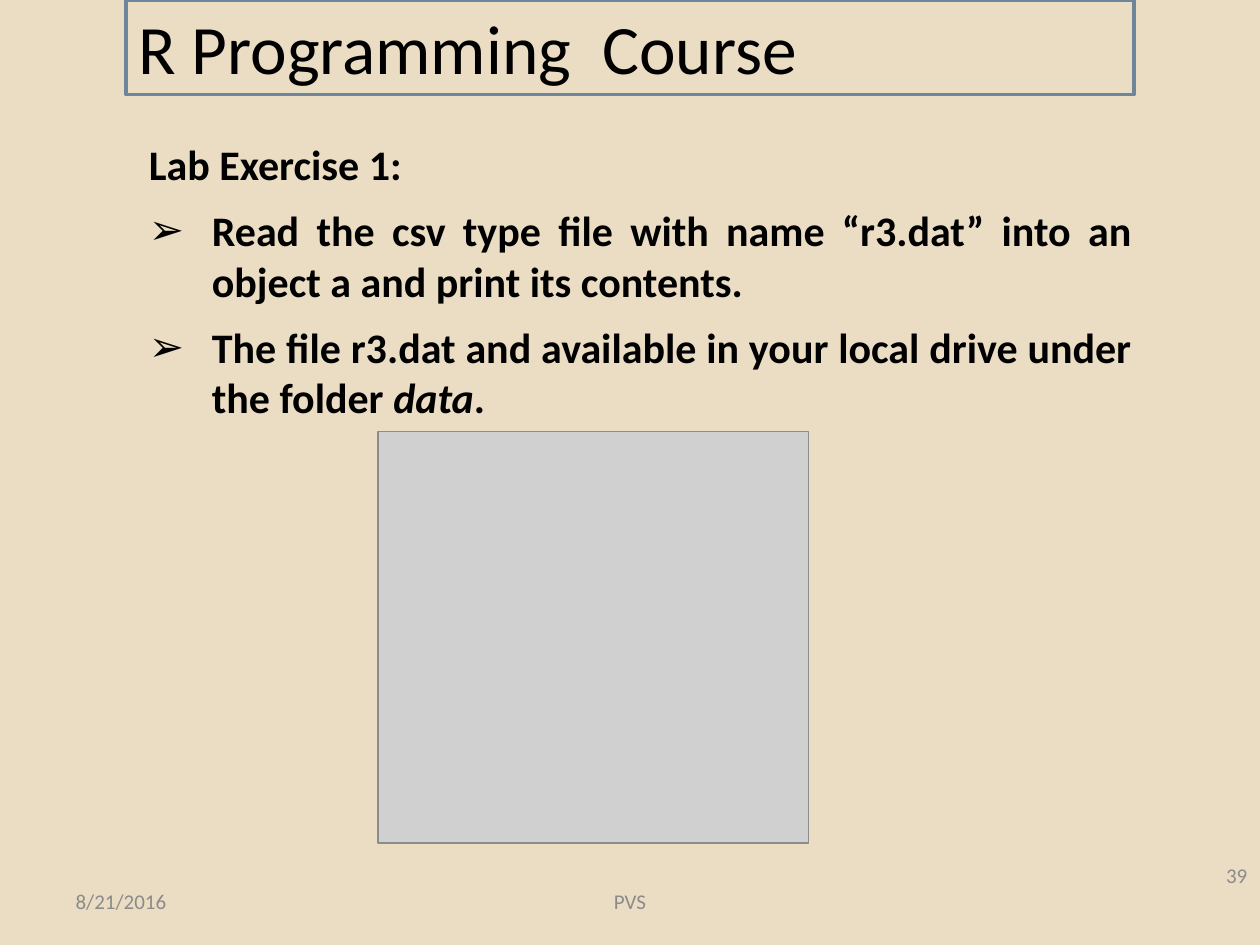
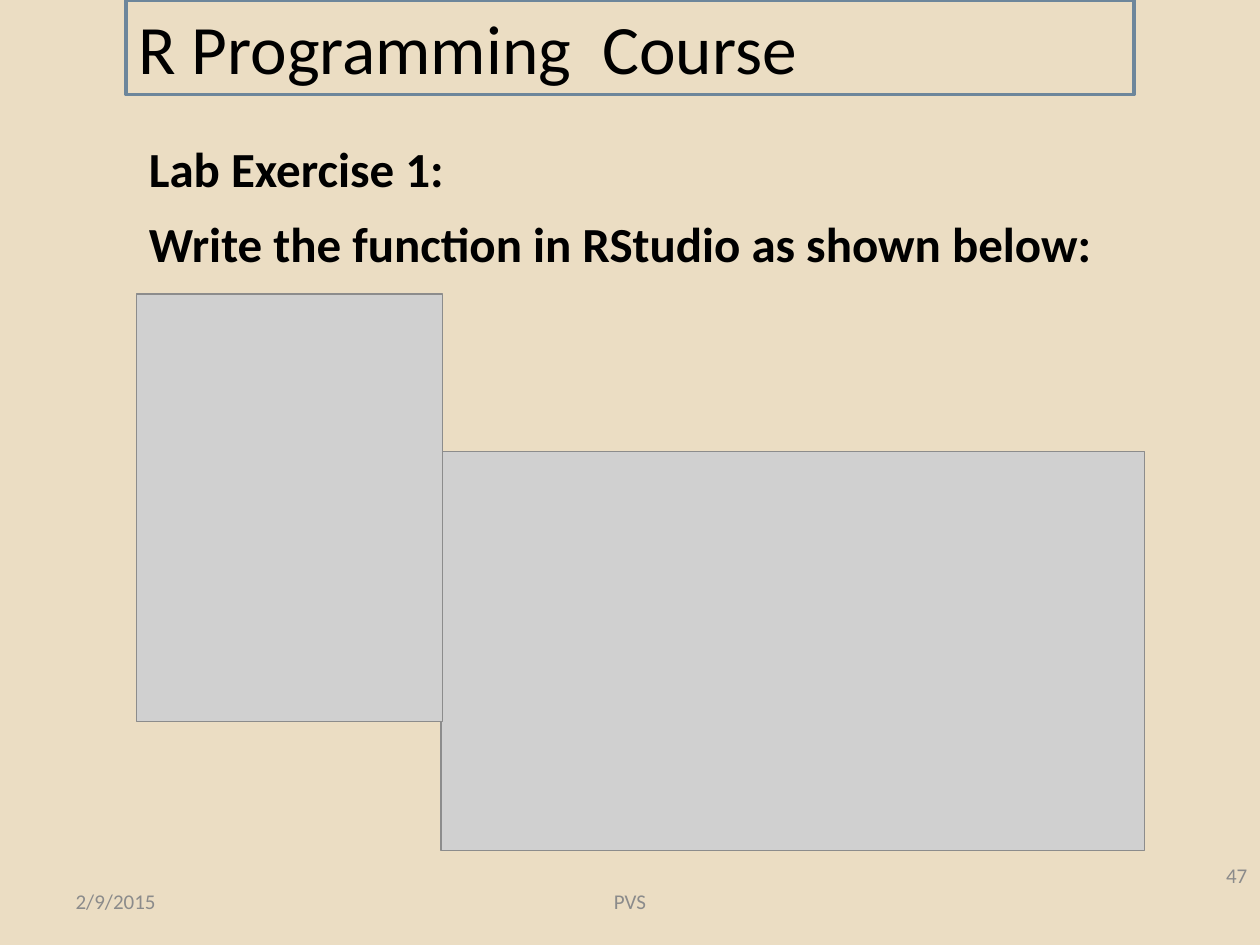
Before and after one commit to pvs-greatlakes/R-materials, a slide deck: slide 47 of R Programming_Lessons_3.pptx (slide 39 before the commit). Drawn at 1260x945 pixels with LibreOffice and Linux fonts; fonts in the diff are those of the drawing; grey boxes stand for pictures; background and template pictures are left out. Boxes give left, top, right and bottom in pixels: in the first picture for what was removed or moved away, otherwise in the second. Text is boxed around its words. In the diff, an @@ line names an element or a change of style, - is before the commit and + after.

```diff
--- a/R Programming_Lessons_3.pptx
+++ b/R Programming_Lessons_3.pptx
@@ text at box(149, 152, 443, 188): size 24 to 28 pt in "Lab Exercise 1:" @@
@@ text at box(149, 227, 1091, 263): text changed; size 24 to 28 pt @@
-➢ Read the csv type file with name “r3.dat” into an object a and print its contents.
-➢ The file r3.dat and available in your local drive under the folder data.
+Write the function in RStudio as shown below:
@@ picture added at box(136, 294, 442, 722) @@
@@ picture removed at box(378, 431, 809, 843) @@
@@ picture added at box(441, 451, 1144, 849) @@
@@ page number at box(1226, 869, 1247, 883): text changed @@
-39
+47
@@ text at box(76, 894, 156, 910): text changed @@
-8/21/2016
+2/9/2015
```
Also in this commit, not shown: 24 other slides changed, 25 slides added, 23 slides removed, 6 other files.
